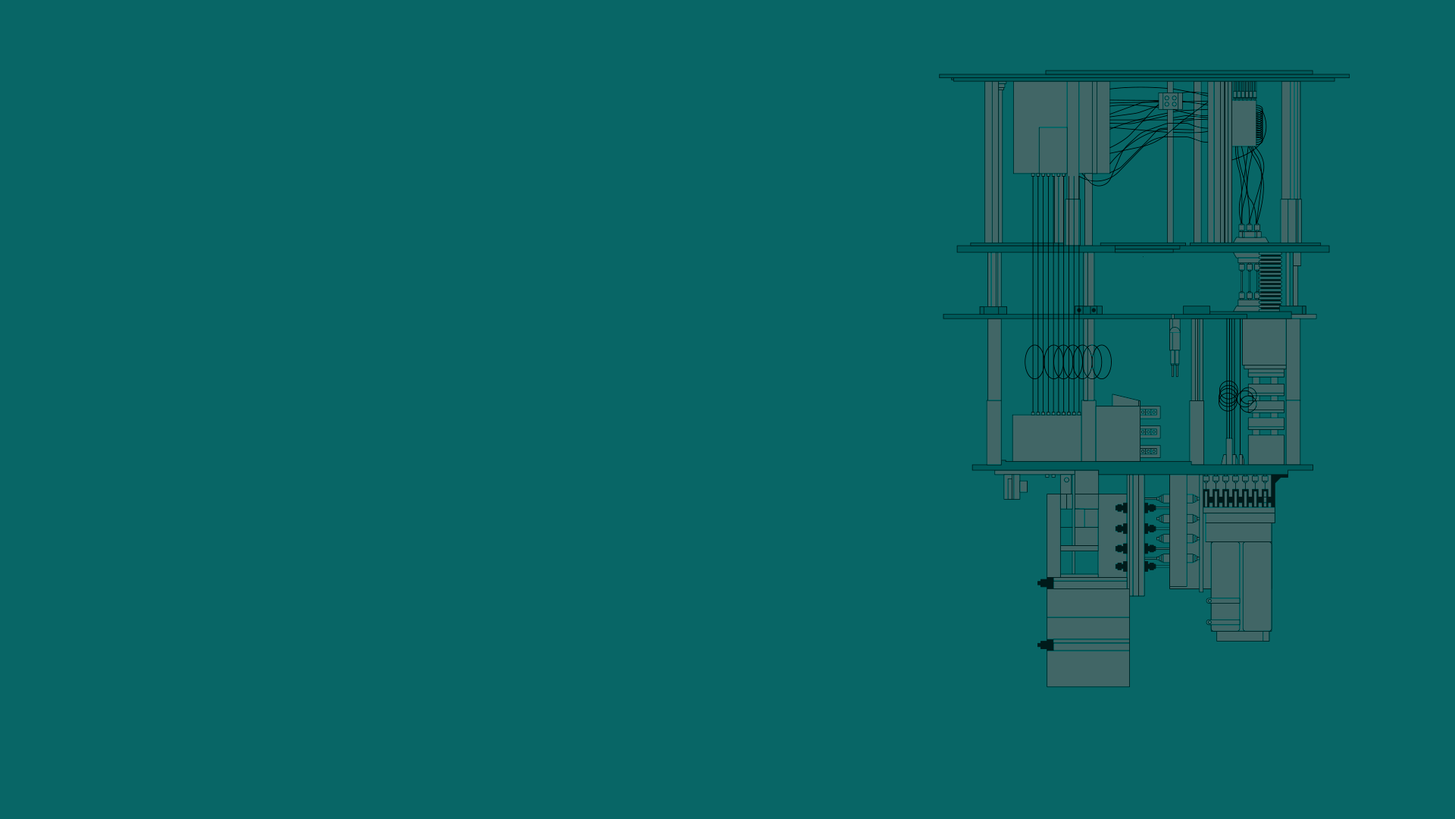
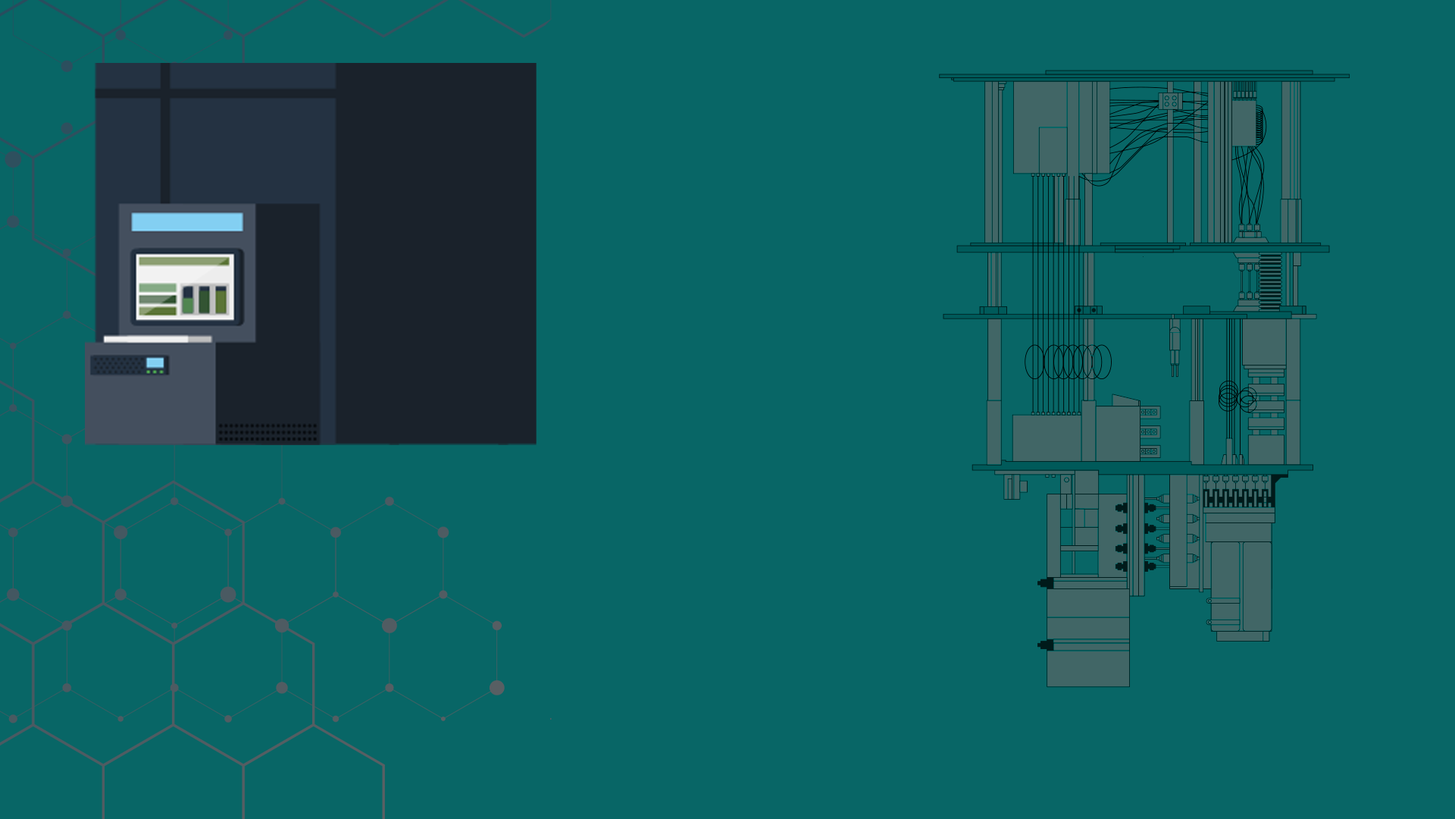
Layers edited between the first and the second 1455px x 819px image:
added layer "Layer 4" above "Layer 3" over 84, 62, 537, 445
added layer "Layer 2" above "Layer 1" over 0, 0, 553, 819
